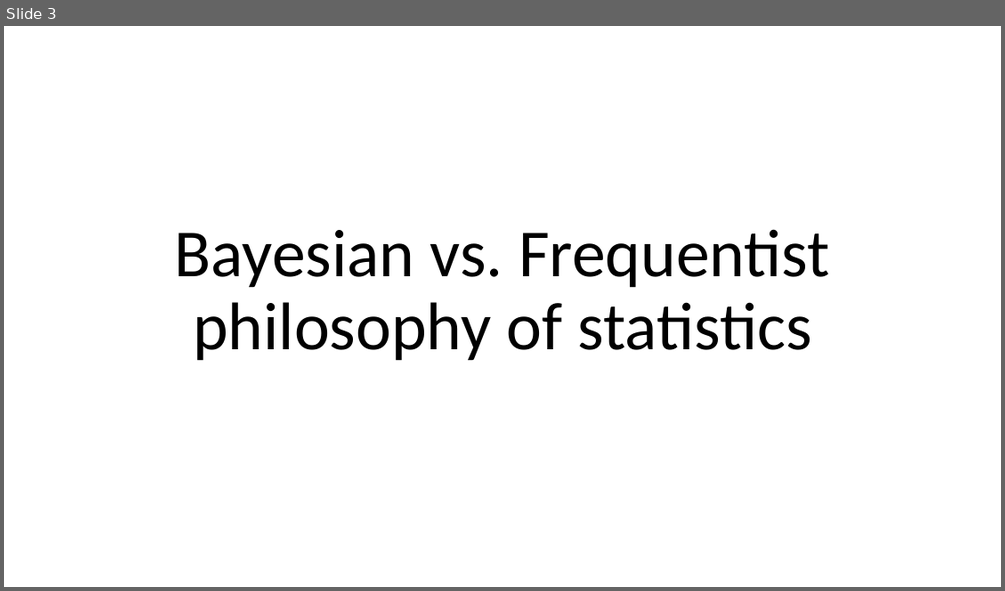
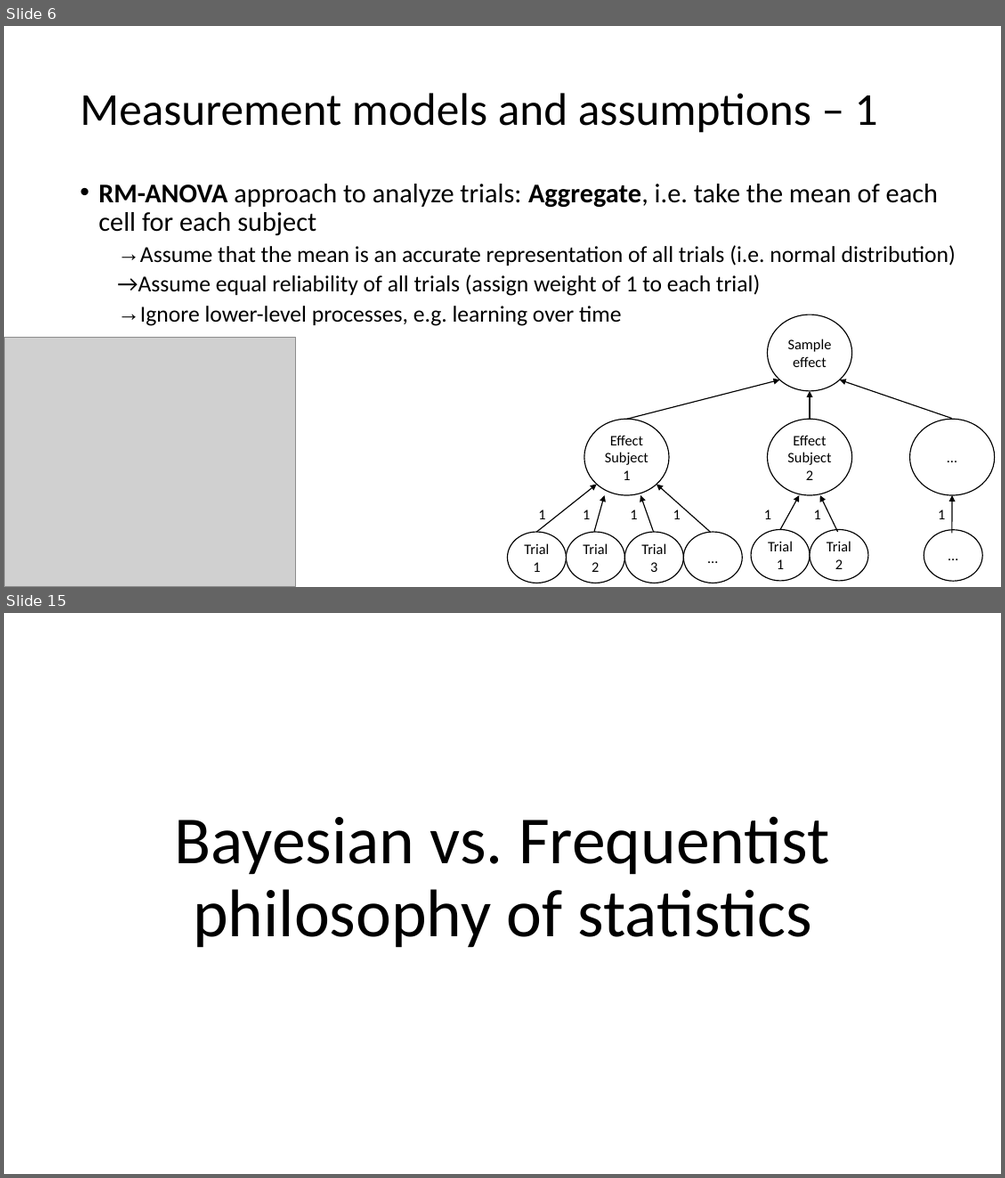
Before and after one commit to julianquandt/M3-brms-intro, a slide deck: intro_to_brms.pptx. Shown one above the other, each under a label of ours: slide 3 before the commit, slides 6 and 15 after it; the slides between them are not shown. The pictures are 1005x591 and 1005x1178 pixels, drawn with LibreOffice and Linux fonts; fonts in the diff are those of the drawing; grey boxes stand for pictures. Boxes give left, top, right and bottom in pixels: in the first picture for what was removed or moved away, otherwise in the second. Text is boxed around its words. In the diff, an @@ line names an element or a change of style, - is before the commit and + after.

Commit message:
Added initial part on philosophy of mixed models

```diff
--- a/intro_to_brms.pptx
+++ b/intro_to_brms.pptx
@@ slide 6 added at [4, 26, 1001, 587], background #FFFFFF @@
@@ title added at [80, 93, 878, 133], 44 pt, text #000000 @@
+Measurement models and assumptions – 1
@@ text added at [98, 184, 955, 326], 22 pt, text #000000 @@
+• RM-ANOVA approach to analyze trials: Aggregate, i.e. take the mean of each cell for each subject
+  → Assume that the mean is an accurate representation of all trials (i.e. normal distribution)
+  →Assume equal reliability of all trials (assign weight of 1 to each trial)
+  → Ignore lower-level processes, e.g. learning over time
@@ ellipse added at [768, 314, 852, 391], fill #FFFFFF, outline #000000 1 pt, 14 pt, text #000000 @@
+Sample effect
@@ picture added at [4, 338, 296, 586] @@
@@ arrow added from (627, 418) to (779, 379), #000000 1 pt @@
@@ arrow added from (809, 418) to (809, 391), #000000 1 pt @@
@@ arrow added from (952, 418) to (840, 379), #000000 1 pt @@
@@ ellipse added at [584, 418, 669, 495], fill #FFFFFF, outline #000000 1 pt, 14 pt, text #000000 @@
+Effect Subject 1
@@ ellipse added at [768, 418, 852, 495], fill #FFFFFF, outline #000000 1 pt, 14 pt, text #000000 @@
+Effect Subject 2
@@ ellipse added at [909, 418, 994, 495], fill #FFFFFF, outline #000000 1 pt, 14 pt, text #000000 @@
+…
@@ arrow added from (536, 532) to (597, 483), #000000 1 pt @@
@@ arrow added from (594, 532) to (605, 495), #000000 1 pt @@
@@ arrow added from (654, 532) to (640, 495), #000000 1 pt @@
@@ arrow added from (710, 532) to (657, 483), #000000 1 pt @@
@@ arrow added from (780, 529) to (799, 495), #000000 1 pt @@
@@ arrow added from (838, 532) to (820, 495), #000000 1 pt @@
@@ arrow added from (952, 533) to (952, 495), #000000 1 pt @@
@@ ellipse added at [507, 532, 566, 582], fill #FFFFFF, outline #000000 1 pt, 14 pt, text #000000 @@
+Trial 1
@@ text added at [538, 509, 545, 519], 14 pt, text #000000 @@
+1
@@ ellipse added at [566, 532, 625, 582], fill #FFFFFF, outline #000000 1 pt, 14 pt, text #000000 @@
+Trial 2
@@ text added at [582, 509, 590, 519], 14 pt, text #000000 @@
+1
@@ ellipse added at [624, 532, 684, 582], fill #FFFFFF, outline #000000 1 pt, 14 pt, text #000000 @@
+Trial 3
@@ text added at [630, 509, 637, 519], 14 pt, text #000000 @@
+1
@@ text added at [673, 509, 680, 519], 14 pt, text #000000 @@
+1
@@ ellipse added at [684, 532, 743, 582], fill #FFFFFF, outline #000000 1 pt, 14 pt, text #000000 @@
+…
@@ ellipse added at [751, 529, 810, 580], fill #FFFFFF, outline #000000 1 pt, 14 pt, text #000000 @@
+Trial 1
@@ text added at [764, 509, 771, 519], 14 pt, text #000000 @@
+1
@@ ellipse added at [809, 529, 868, 580], fill #FFFFFF, outline #000000 1 pt, 14 pt, text #000000 @@
+Trial 2
@@ text added at [814, 509, 821, 519], 14 pt, text #000000 @@
+1
@@ ellipse added at [923, 530, 983, 580], fill #FFFFFF, outline #000000 1 pt, 14 pt, text #000000 @@
+…
@@ text added at [938, 509, 945, 519], 14 pt, text #000000 @@
+1
@@ what was slide 3 is now slide 15 @@
```
Also in this commit, not shown: 3 slides changed, 12 other slides added, 2 slides removed.
